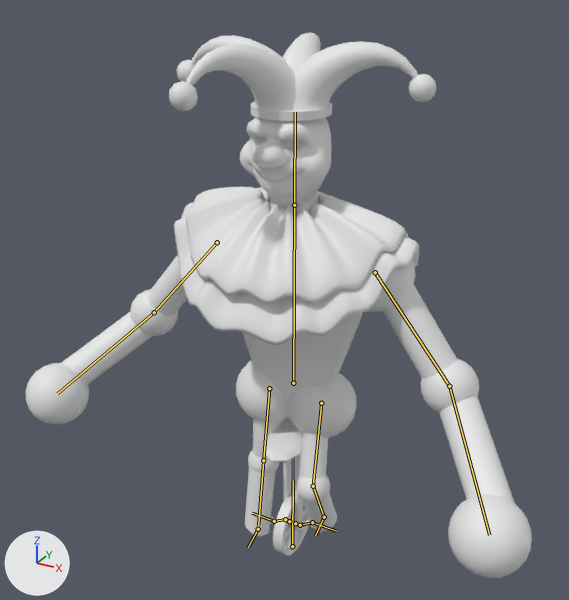
The Blender file Assets/_Assets/Prefabs/Bosses/World6Boss/Source/World6BossBlend.blend: old version first, new version second.
The view is the same before and after, from a 50 mm camera at (2.2, -4.13, 4.07) aimed at (-0.24, 0.31, 1.84). Every picture has the same lights, and +X, +Y and +Z are marked at lower left. The bones that bend it are drawn over the model as lines.

The first picture shows 'ClownMesh'.
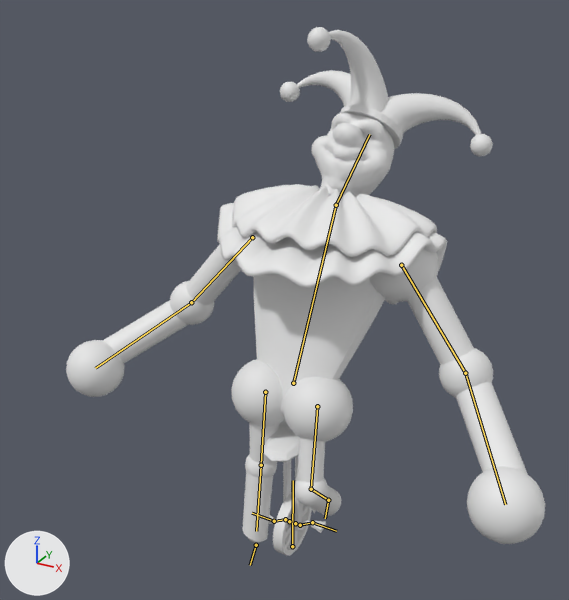
The newer file adds an action. The first version stands in its rest pose; the second is drawn at frame 6 of the action '_DeathBaked'.

Changed parts and their boxes [x1, y1, x2, y2] in the pictures (569 x 600 px):
'ClownMesh', posed: before [26, 32, 532, 578]; after [66, 27, 545, 555]
bone 'Torso', root to tip: before (293, 383) to (294, 205); after (293, 383) to (336, 205)
bone 'Head', root to tip: before (294, 205) to (295, 112); after (336, 205) to (369, 134)
bone 'UpperArm.L', root to tip: before (375, 272) to (449, 386); after (401, 265) to (465, 373)
bone 'UpperLeg.L', root to tip: before (321, 403) to (313, 486); after (317, 406) to (311, 489)
bone 'LowerLeg.L', root to tip: before (313, 486) to (324, 517); after (311, 489) to (328, 500)
bone 'UpperArm.R', root to tip: before (217, 242) to (154, 312); after (252, 237) to (191, 302)
bone 'FootIK.L', root to tip: before (324, 517) to (315, 535); after (328, 500) to (325, 518)
bone 'FootIK.R', root to tip: before (258, 529) to (248, 547); after (256, 545) to (250, 565)

The change, as a list of edits to the scene's bpy script:
```text
Change bone_torso:
    where bone_torso = bpy.data.objects['ClownRig'].pose.bones['Torso']  # child of 'Root'
    bone_torso.rotation_quaternion: (1.0, 0.0, 0.0, 0.0) -> (0.968, -0.252, 0.0, 0.0)  # degrees (0, 0, 0) -> degrees (-29, 0, 0)
Change bone_head:
    where bone_head = bpy.data.objects['ClownRig'].pose.bones['Head']  # child of 'Torso'
    bone_head.rotation_quaternion: (1.0, 0.0, 0.0, 0.0) -> (0.992, -0.111, 0.015, -0.062)  # degrees (0, 0, 0) -> degrees (-13, 1, -7)
Change bone_upperarm_l:
    where bone_upperarm_l = bpy.data.objects['ClownRig'].pose.bones['UpperArm.L']  # child of 'Torso'
    bone_upperarm_l.rotation_quaternion: (1.0, 0.0, 0.0, 0.0) -> (0.981, -0.159, 0.109, -0.024)  # degrees (0, 0, 0) -> degrees (-19, 12, -5)
Change bone_upperleg_l:
    where bone_upperleg_l = bpy.data.objects['ClownRig'].pose.bones['UpperLeg.L']  # child of 'Torso'
    bone_upperleg_l.rotation_quaternion: (1.0, 0.0, 0.0, 0.0) -> (0.977, -0.21, 0.017, -0.012)  # degrees (0, 0, 0) -> degrees (-24, 2, -2)
Change bone_lowerleg_l:
    where bone_lowerleg_l = bpy.data.objects['ClownRig'].pose.bones['LowerLeg.L']  # child of 'UpperLeg.L'
    bone_lowerleg_l.rotation_quaternion: (1.0, 0.0, 0.0, 0.0) -> (0.985, -0.173, 0.002, 0.004)  # degrees (0, 0, 0) -> degrees (-20, 0, 0)
Change bone_upperarm_r:
    where bone_upperarm_r = bpy.data.objects['ClownRig'].pose.bones['UpperArm.R']  # child of 'Torso'
    bone_upperarm_r.rotation_quaternion: (1.0, 0.0, 0.0, 0.0) -> (0.977, -0.196, -0.083, 0.002)  # degrees (0, 0, 0) -> degrees (-23, -9, 2)
Change bone_footik_l:
    where bone_footik_l = bpy.data.objects['ClownRig'].pose.bones['FootIK.L']
    bone_footik_l.location: (0.0, 0.0, 0.0) -> (0.005, -0.099, 0.079)
    bone_footik_l.rotation_quaternion: (1.0, 0.0, 0.0, 0.0) -> (0.997, 0.012, 0.0, 0.083)  # degrees (0, 0, 0) -> degrees (1, 0, 9)
Change bone_footik_r:
    where bone_footik_r = bpy.data.objects['ClownRig'].pose.bones['FootIK.R']
    bone_footik_r.location: (0.0, 0.0, 0.0) -> (-0.002, 0.084, -0.077)
    bone_footik_r.rotation_quaternion: (1.0, 0.0, 0.0, 0.0) -> (0.997, -0.012, 0.0, 0.083)  # degrees (0, 0, 0) -> degrees (-1, 0, 9)
```
